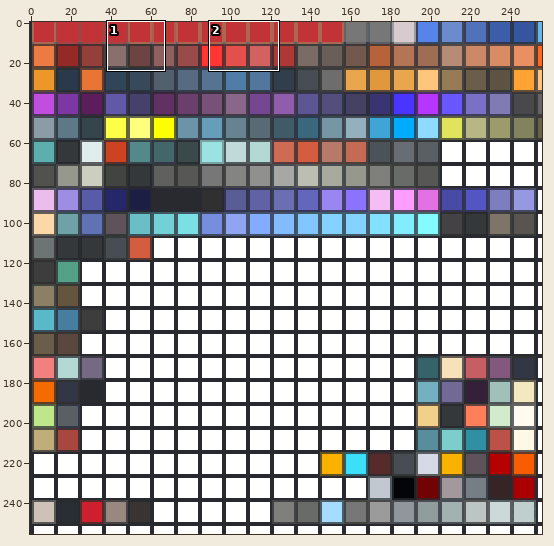
Sprite sheet, stored at Assets/Мои модельки/Texture/Fire.png. The first picture is a wide view before the edit; the outline marks the close-up.
Close-up. The starting point:
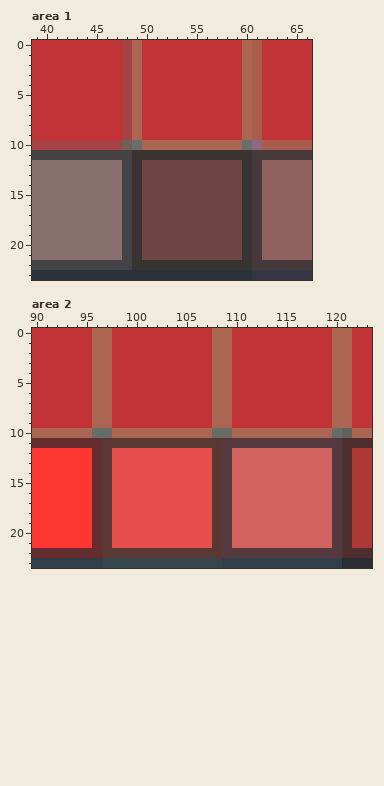
The file is 256x256 pixels. Colours within 5 levels of each other are drawn and written as one. Shown: area 1: x 39..66, y 0..23; area 2: x 90..123, y 0..23.
After the commit:
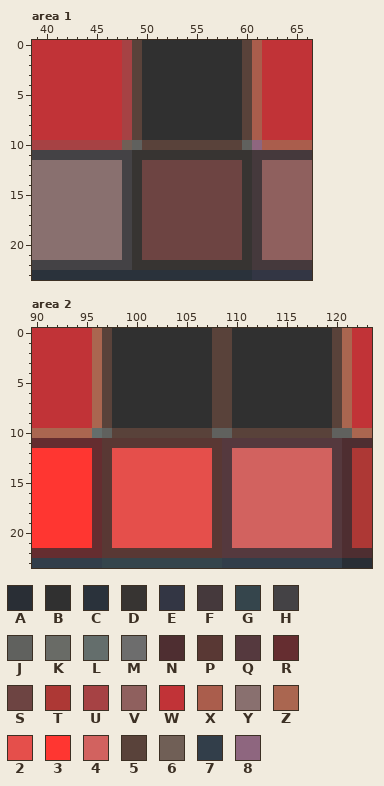
Palette (. is transparent): A #292e35  B #303030  C #2a323b  D #373432  E #333644  F #45393c  G #35454c  H #444245  J #60615e  K #696b66  L #646e6c  M #6d6d6d  N #4e2e31  P #593834  Q #55393e  R #652d30  S #6d4442  T #ad3835  U #a64244  V #8f605e  W #c13337  X #aa5d4c  Y #89706f  Z #aa6650  2 #e54f4b  3 #ff3631  4 #d2625f  5 #59423a  6 #705f56  7 #323e4a  8 #8e667f
From old to new:
Changed rows in their new state; - is an unchanged pixel.
Area 1:
first column x 49:
 0 5BBBBBBBBBB5
 1 5BBBBBBBBBB5
 2 5BBBBBBBBBB5
 3 5BBBBBBBBBB5
 4 5BBBBBBBBBB5
 5 5BBBBBBBBBB5
 6 5BBBBBBBBBB5
 7 5BBBBBBBBBB5
 8 5BBBBBBBBBB5
 9 5BBBBBBBBBB5
10 J5555555555J
Area 2:
first column x 97:
 0 5BBBBBBBBBB55BBBBBBBBBB5
 1 5BBBBBBBBBB55BBBBBBBBBB5
 2 5BBBBBBBBBB55BBBBBBBBBB5
 3 5BBBBBBBBBB55BBBBBBBBBB5
 4 5BBBBBBBBBB55BBBBBBBBBB5
 5 5BBBBBBBBBB55BBBBBBBBBB5
 6 5BBBBBBBBBB55BBBBBBBBBB5
 7 5BBBBBBBBBB55BBBBBBBBBB5
 8 5BBBBBBBBBB55BBBBBBBBBB5
 9 5BBBBBBBBBB55BBBBBBBBBB5
10 J5555555555JJ5555555555J
